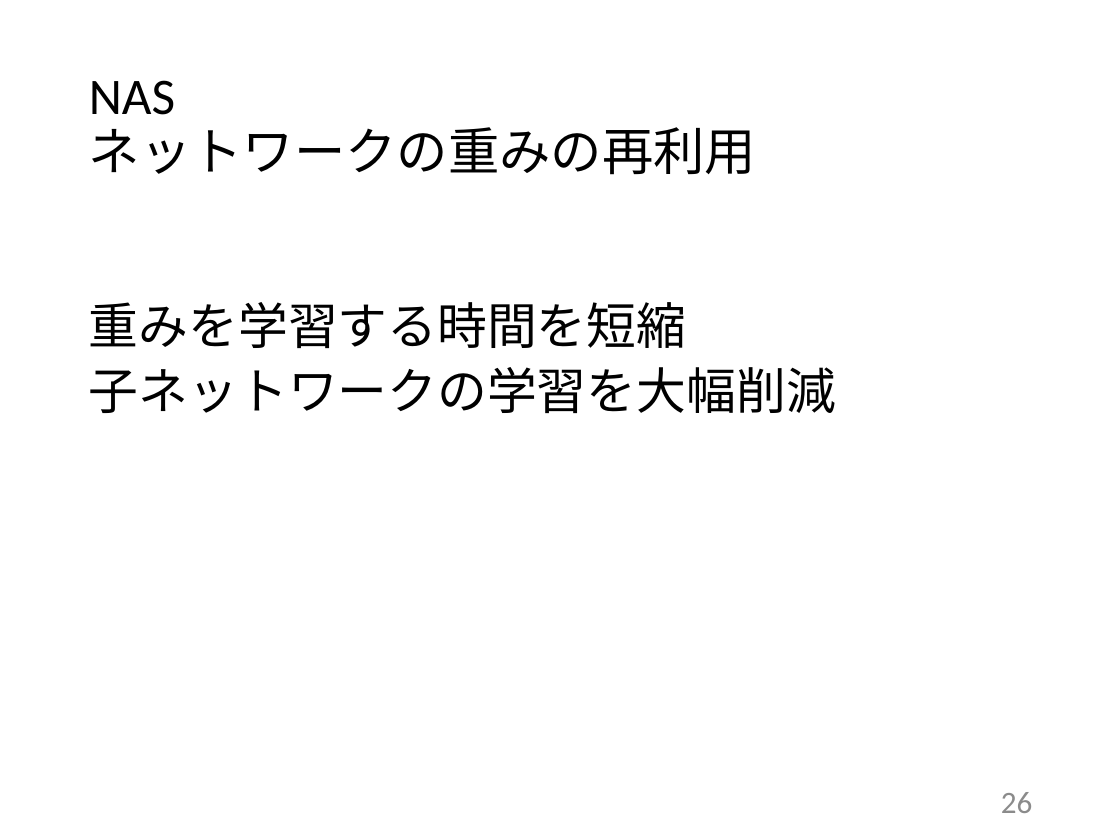
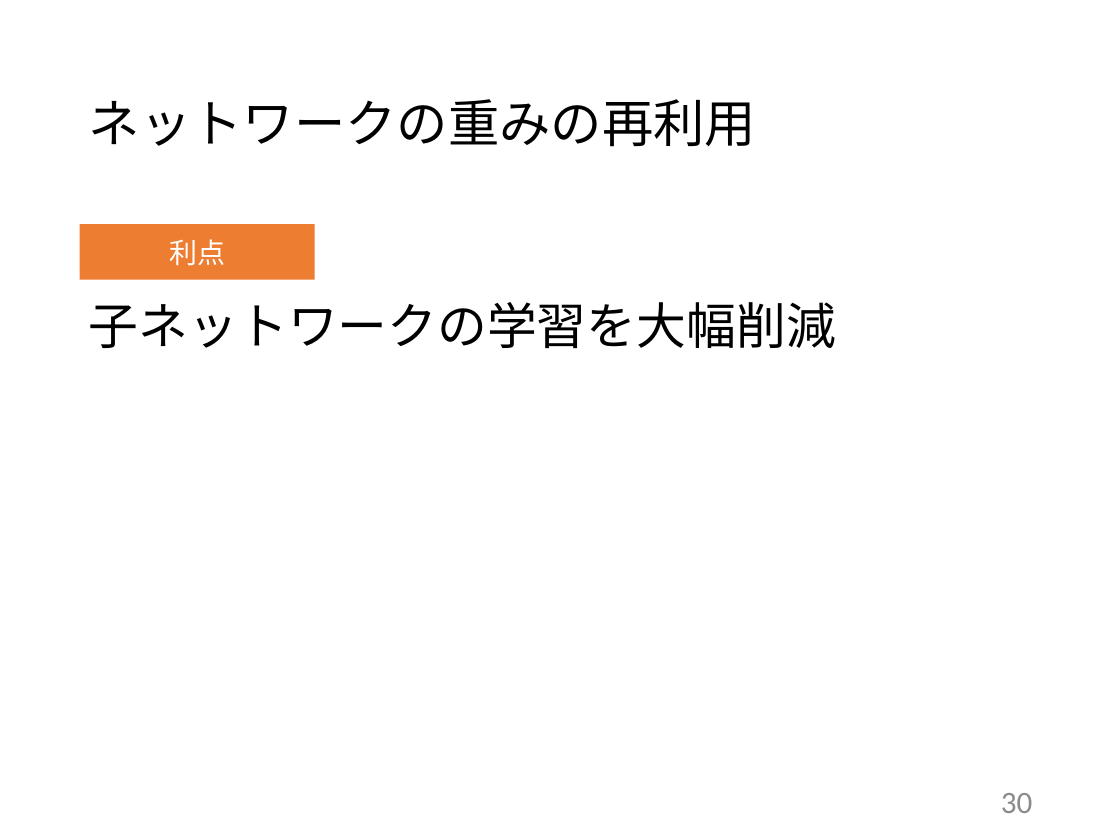
Before and after one commit to tatsuya-sugiyama/WeeklyReport, a slide deck: slide 30 of report/2020前期/2020_1st_sugiyama.pptx (slide 26 before the commit). Drawn at 1120x840 pixels with LibreOffice and Linux fonts; fonts in the diff are those of the drawing. Boxes give left, top, right and bottom in pixels: in the first picture for what was removed or moved away, otherwise in the second. Text is boxed around its words. In the diff, an @@ line names an element or a change of style, - is before the commit and + after.

```diff
--- a/report/2020前期/2020_1st_sugiyama.pptx
+++ b/report/2020前期/2020_1st_sugiyama.pptx
@@ title at (89,99,756,147): text changed @@
-NAS
-ネットワークの重みの再利用
+ネットワークの重みの再利用
@@ rectangle added at (80,224,315,280), fill #ED7D31, 18 pt, text #FFFFFF @@
+利点
@@ text at (89,302,687,348): paragraph removed @@
-重みを学習する時間を短縮
@@ page number at (1001,793,1033,813): text changed @@
-26
+30
```
Also in this commit, not shown: 31 other slides changed, 17 slides added, 1 slide removed.
